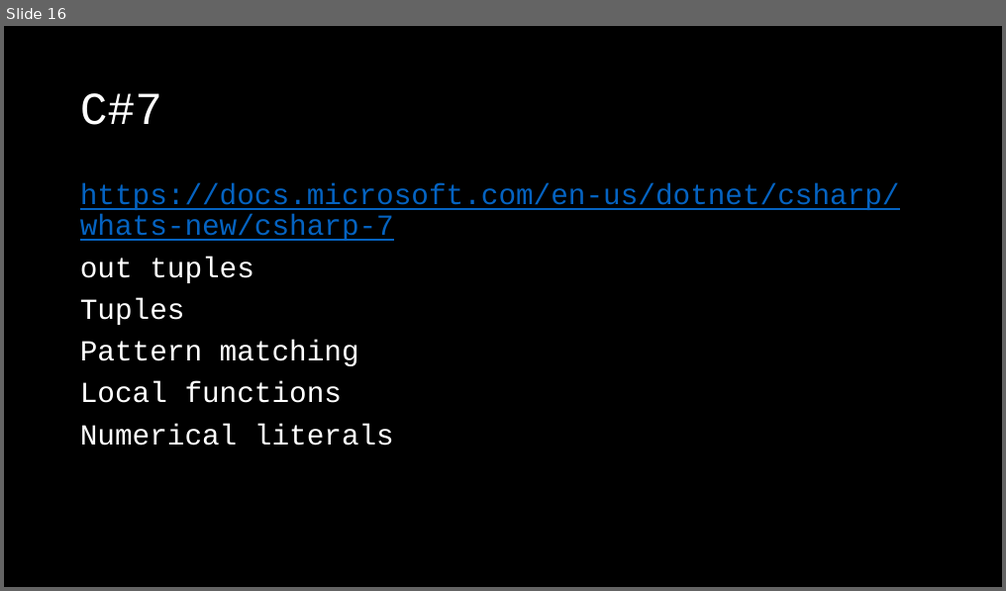
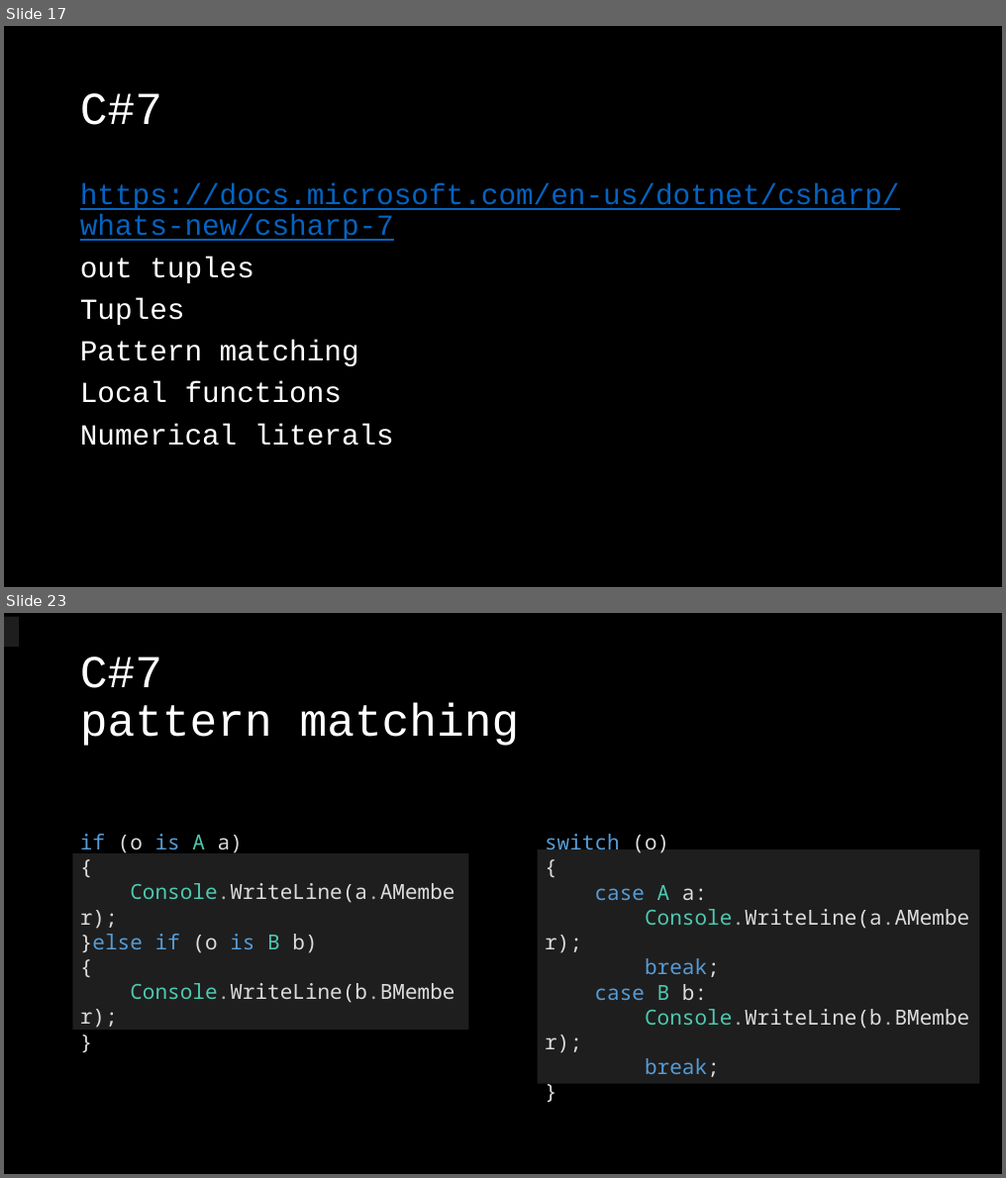
Before and after one commit to KlausLinzner/CSTrainings, a slide deck: WhatsNew.pptx. Shown one above the other, each under a label of ours: slide 16 before the commit, slides 17 and 23 after it; the slides between them are not shown. The pictures are 1006x591 and 1006x1178 pixels, drawn with LibreOffice and Linux fonts; fonts in the diff are those of the drawing; background and template pictures are left out. Boxes give left, top, right and bottom in pixels: in the first picture for what was removed or moved away, otherwise in the second. Text is boxed around its words. In the diff, an @@ line names an element or a change of style, - is before the commit and + after.

```diff
--- a/WhatsNew.pptx
+++ b/WhatsNew.pptx
@@ slide 23 added at [4, 613, 1002, 1174], background picture (left out) @@
@@ rectangle added at [4, 617, 19, 647], fill #1E1E1E @@
@@ title added at [80, 657, 520, 746], 44 pt, text #FFFFFF @@
+C#7
+pattern matching
@@ text added at [73, 850, 469, 1034], fill #1E1E1E, 20 pt, text #DCDCDC @@
+if (o is A a)
+{
+Console.WriteLine(a.AMember);
+}else if (o is B b)
+{
+Console.WriteLine(b.BMember);
+}
@@ rectangle added at [537, 850, 979, 1084], fill #1E1E1E, 20 pt, text #DCDCDC @@
+switch (o)
+{
+case A a:
+Console.WriteLine(a.AMember);
+break;
+case B b:
+Console.WriteLine(b.BMember);
+break;
+}
@@ what was slide 16 is now slide 17 @@
```
Also in this commit, not shown: 10 other slides added, 2 other files.
